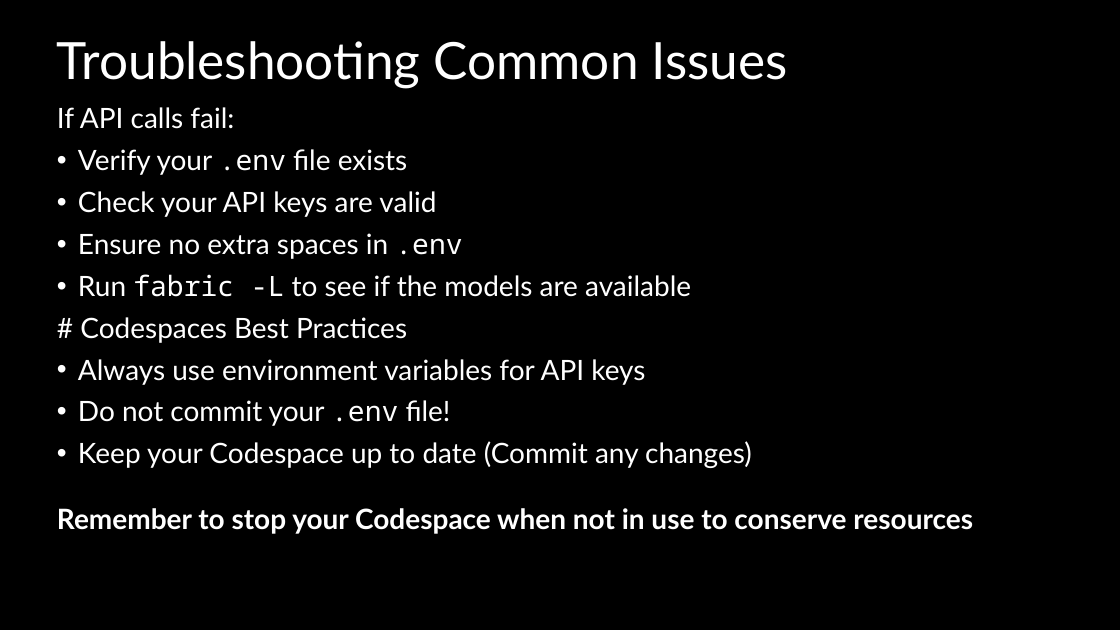
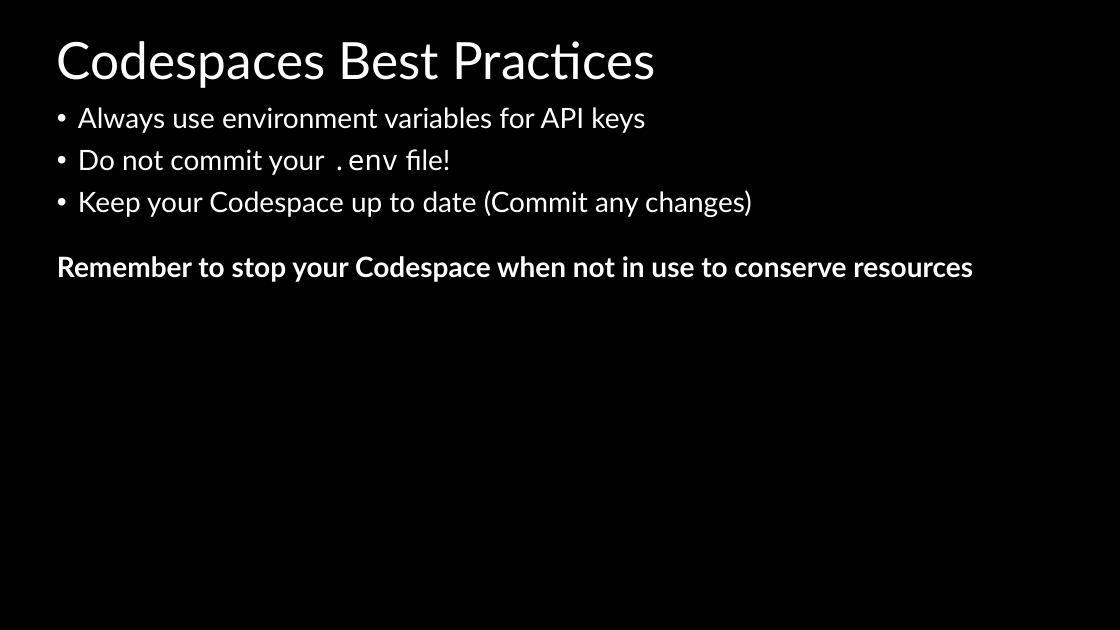
Before and after one commit to Resistor52/fabric_workshop, a slide deck: slide 30 of slides/workshop.pptx (slide 29 before the commit). Drawn at 1120x630 pixels with LibreOffice and Linux fonts; fonts in the diff are those of the drawing. Boxes give left, top, right and bottom in pixels: in the first picture for what was removed or moved away, otherwise in the second. Text is boxed around its words. In the diff, an @@ line names an element or a change of style, - is before the commit and + after.

```diff
--- a/slides/workshop.pptx
+++ b/slides/workshop.pptx
@@ title at (x1=57, y1=41, x2=656, y2=88): text changed @@
-Troubleshooting Common Issues
+Codespaces Best Practices
@@ text at (x1=57, y1=107, x2=691, y2=343): paragraphs removed @@
-If API calls fail:
-• Verify your .env file exists
-• Check your API keys are valid
-• Ensure no extra spaces in .env
-• Run fabric -L to see if the models are available
-# Codespaces Best Practices
```
Also in this commit, not shown: 1 slide added, 3 other files.
